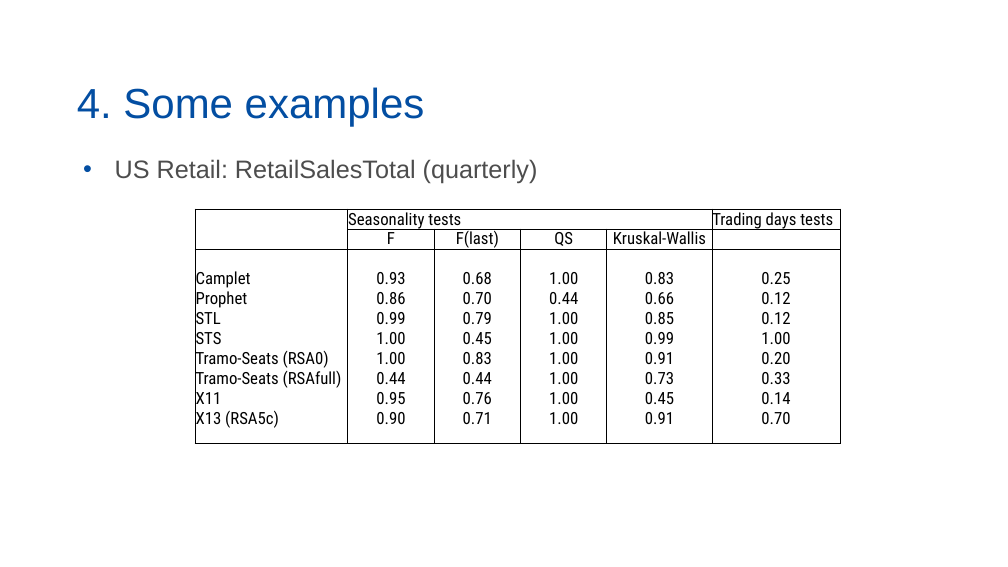
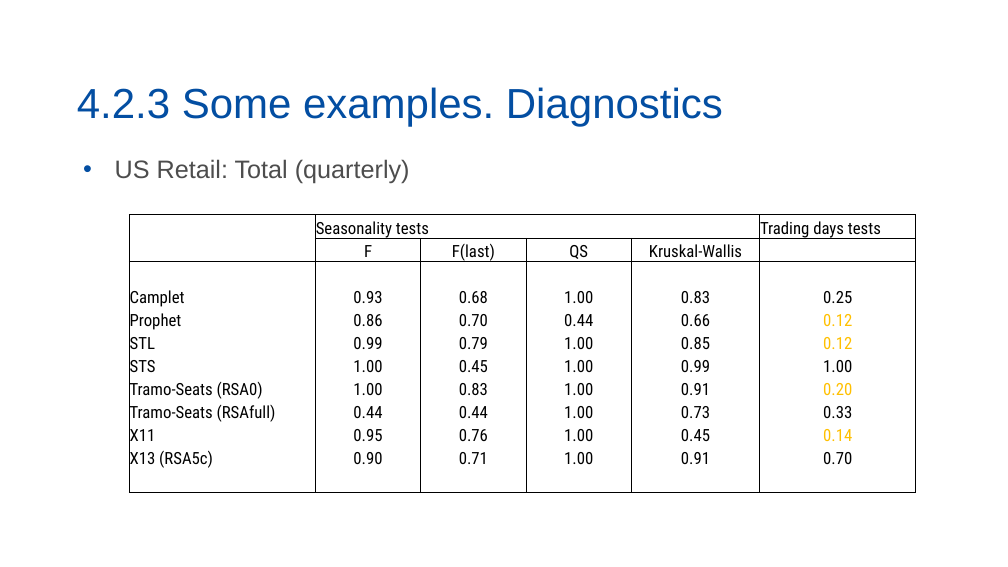
Before and after one commit to palatej/ESTP2026, a slide deck: slide 13 of 1.0 Seasonal adjustment.pptx. Drawn at 1008x567 pixels with LibreOffice and Linux fonts; fonts in the diff are those of the drawing. Boxes give left, top, right and bottom in pixels: in the first picture for what was removed or moved away, otherwise in the second. Text is boxed around its words. In the diff, an @@ line names an element or a change of style, - is before the commit and + after.

```diff
--- a/1.0 Seasonal adjustment.pptx
+++ b/1.0 Seasonal adjustment.pptx
@@ title at [77,87,723,127]: text changed @@
-4. Some examples
+4.2.3 Some examples. Diagnostics
@@ text at [115,159,410,184]: text changed @@
-• US Retail: RetailSalesTotal (quarterly)
+• US Retail: Total (quarterly)
@@ table at [129,215,916,493] @@
@@ text colour #000000 to #FFC000 in "0.12", "0.12", "0.20", "0.14" @@
@@ table: place and size @@
-table at [195,209,840,451]
+table at [129,215,916,493]
```
Also in this commit, not shown: 5 other slides changed, 1 slide added, 1 slide removed, 3 other files.
